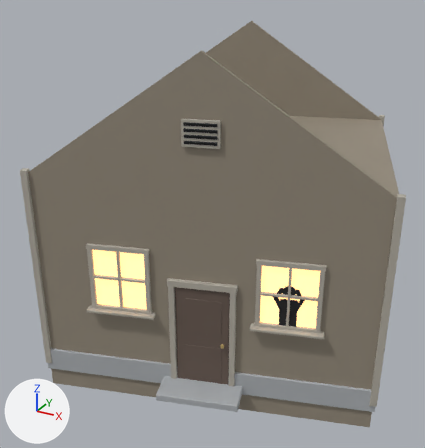
One commit to the glTF model models/prelude/house1_walls.glb: the scene before it, then after it.
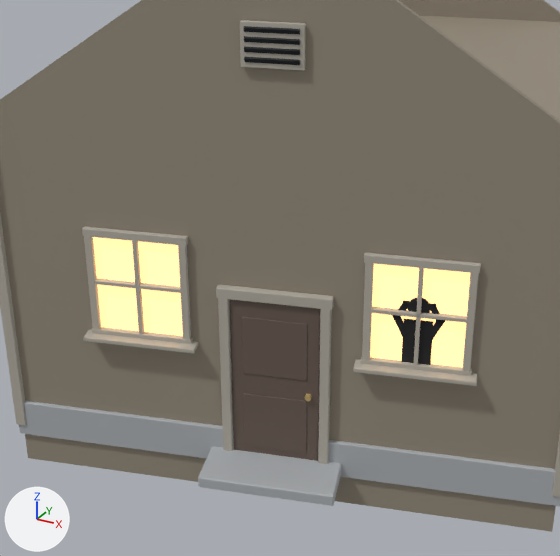
There are two pictures of each version: one whole from a camera (50 mm lens) standing at (21.95, 152.34, 8.2) and looking at (15.77, 163.57, 2.59), one close up on the part from 9% to 88% of the width and 24% to 99% of the height. Every picture has the same lights, and +X, +Y and +Z are marked at lower left. The last two pictures show the newer version. Where no turn or scale is listed for an object, it has been applied to the vertices.

The first close-up shows 'house1_walls'.
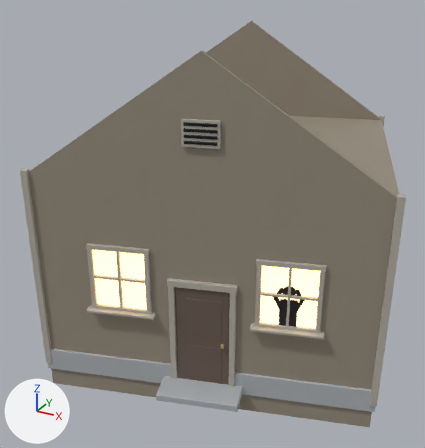
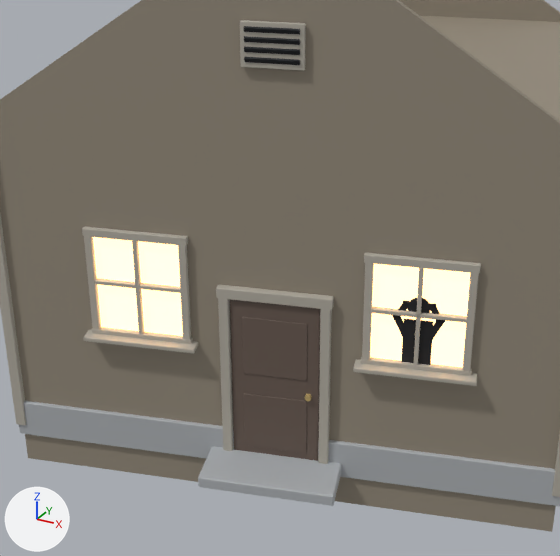
The newer file is also turned or shifted as a whole; pictures and numbers use the older file's frame.

Changed parts and their boxes (x1, y1, x2, y2) in the close-ups (560 x 556 px):
'house1_walls', surface changed: (89, 234, 474, 382) in both

The change, as a list of edits to the scene's bpy script:
```text
Change mat_emit_window_002:
    mat_emit_window_002.emission_strength: 1.6 -> 3.0
```
